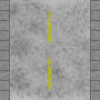
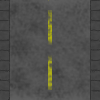
Before/after of a 100px x 100px layered artwork. What changed in the layer stack:
painted on "RightSidewalk" over [90, 0, 100, 100]
painted on "LeftSidewalk" over [0, 0, 10, 100]
painted on "Background" over [0, 0, 100, 100]
